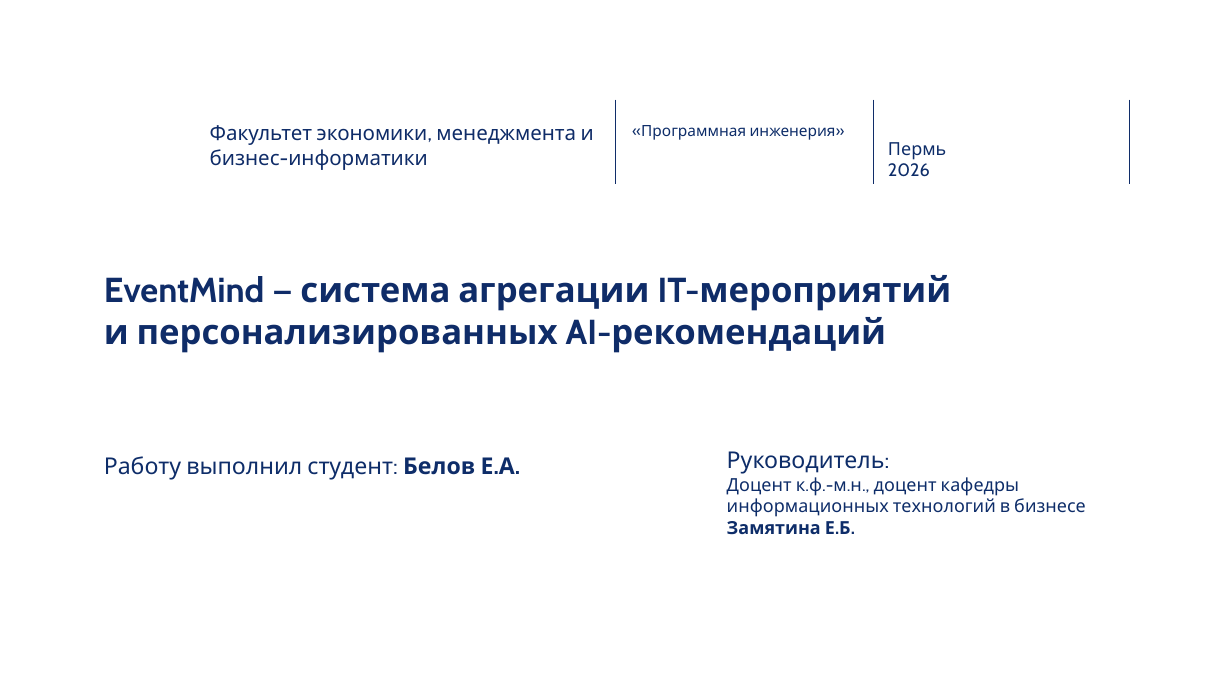
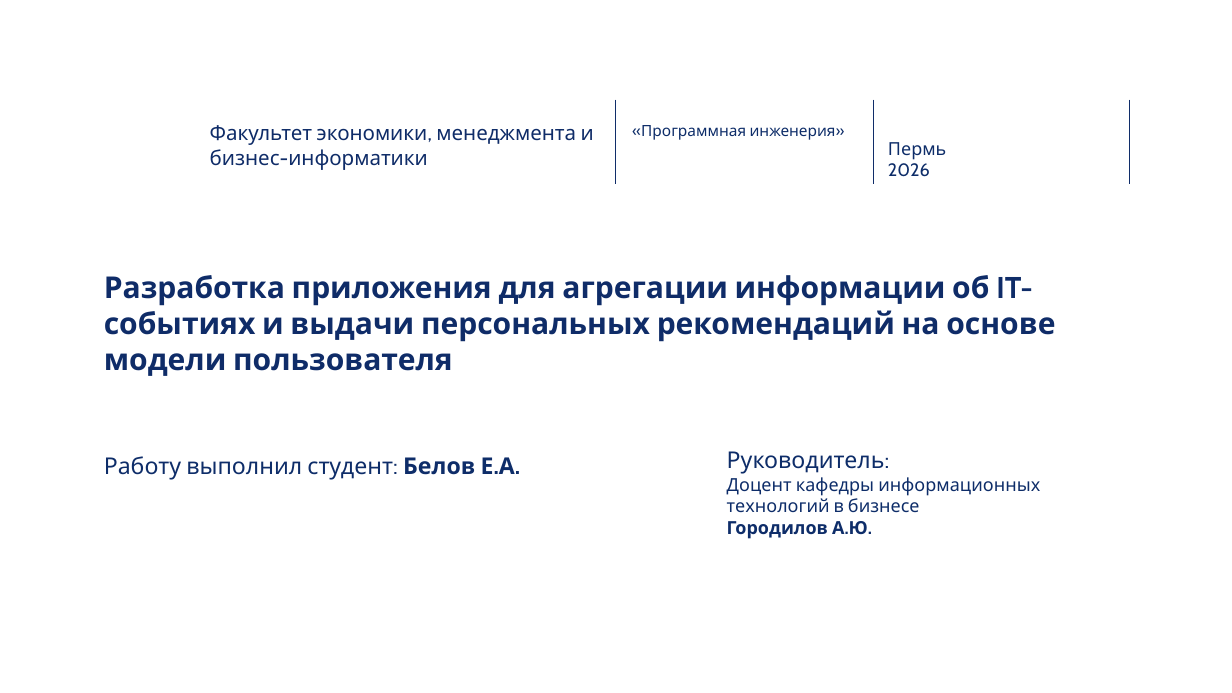
Before and after one commit to EgorBelov/event_mind, a slide deck: slide 1 of docs/Презентация_защита_EventMind.pptx. Drawn at 1232x693 pixels with LibreOffice and Linux fonts; fonts in the diff are those of the drawing; background and template pictures are left out. Boxes give left, top, right and bottom in pixels: in the first picture for what was removed or moved away, otherwise in the second. Text is boxed around its words. In the diff, an @@ line names an element or a change of style, - is before the commit and + after.

```diff
--- a/docs/Презентация_защита_EventMind.pptx
+++ b/docs/Презентация_защита_EventMind.pptx
@@ title at bbox=[104, 275, 1055, 376]: text changed; size 27 to 23.4 pt @@
-EventMind — система агрегации IT-мероприятий
-и персонализированных AI-рекомендаций
+Разработка приложения для агрегации информации об IT-событиях и выдачи персональных рекомендаций на основе модели пользователя
@@ text at bbox=[727, 477, 1040, 539]: text changed @@
-Доцент к.ф.-м.н., доцент кафедры информационных технологий в бизнесе
-Замятина Е.Б.
+Доцент кафедры информационных технологий в бизнесе
+Городилов А.Ю.
```
Also in this commit, not shown: 3 other files.
